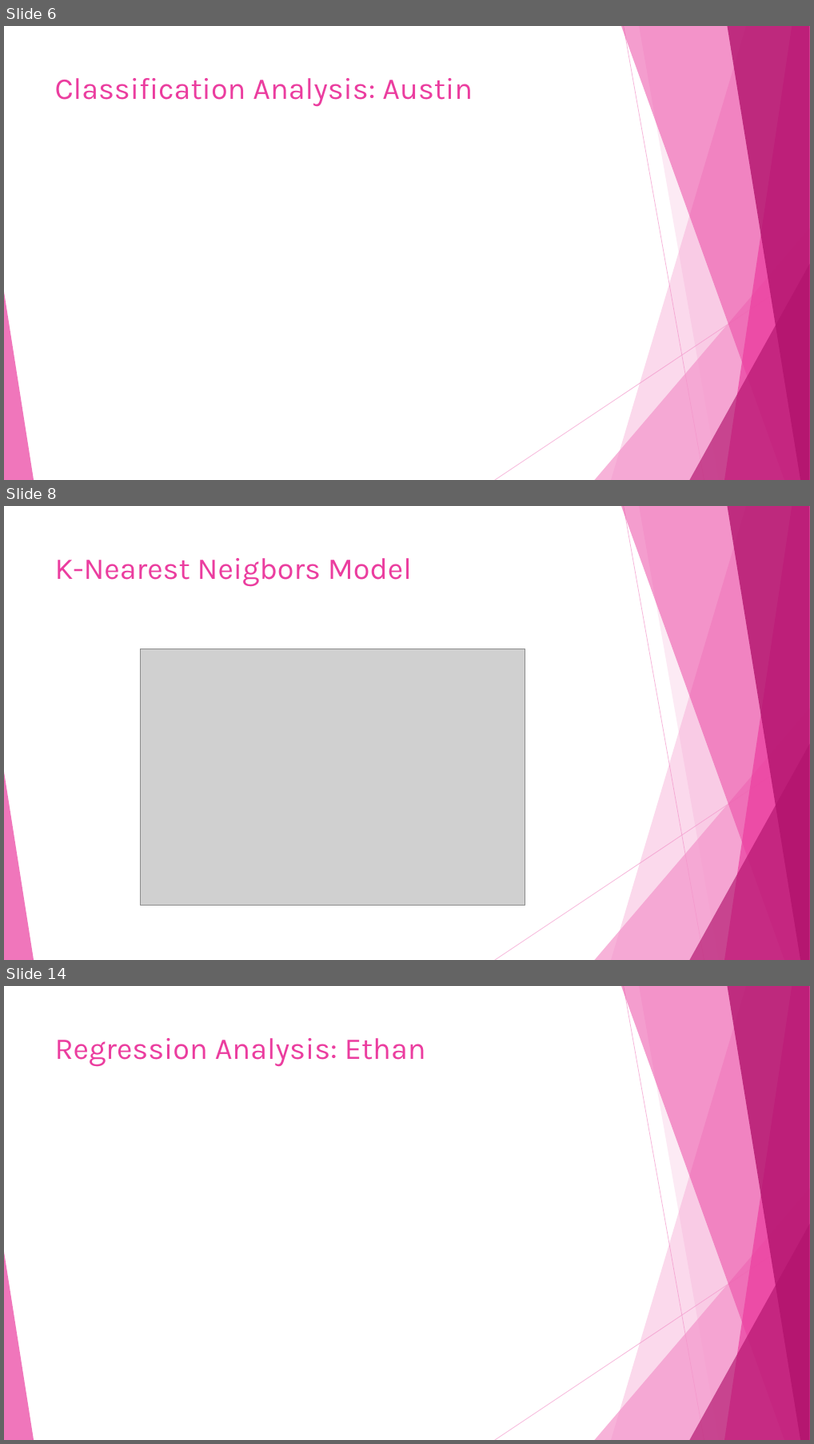
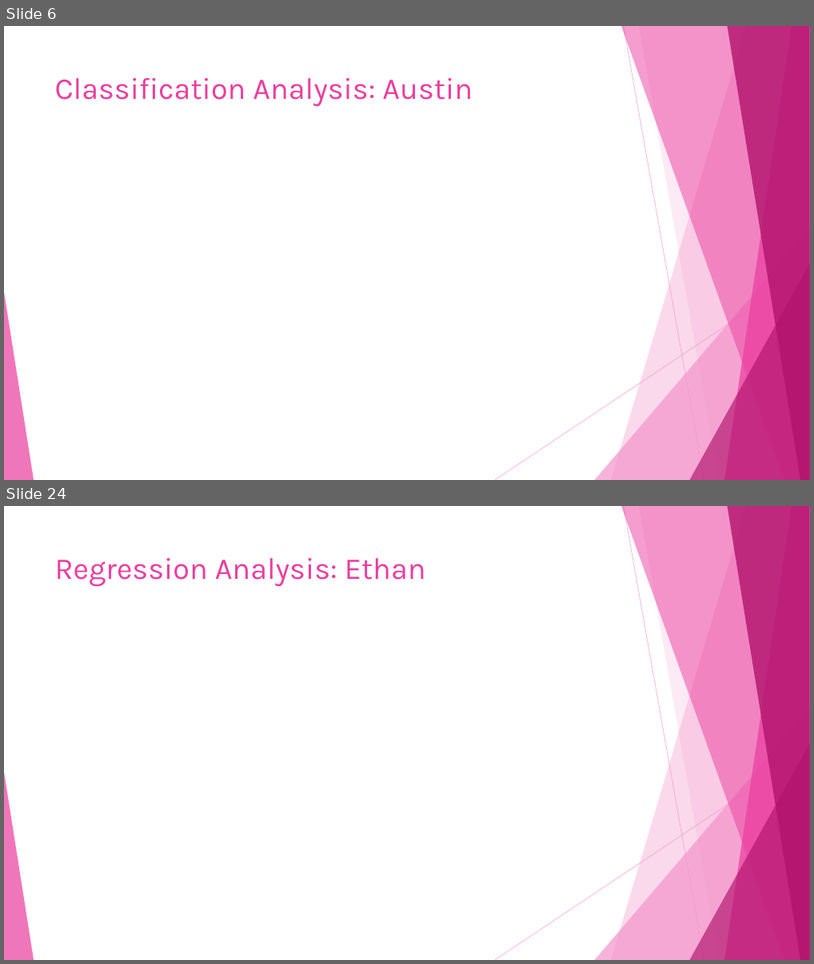
Before and after one commit to dlaposata/Breast_Cancer_Analysis, a slide deck: powerpoint.pptx. Shown one above the other, each under a label of ours: slides 6, 8 and 14 before the commit, slides 6 and 24 after it; the slides between them are not shown. The pictures are 814x1444 and 814x964 pixels, drawn with LibreOffice and Linux fonts; fonts in the diff are those of the drawing; grey boxes stand for pictures. Boxes give left, top, right and bottom in pixels: in the first picture for what was removed or moved away, otherwise in the second. Text is boxed around its words. In the diff, an @@ line names an element or a change of style, - is before the commit and + after.

```diff
--- a/powerpoint.pptx
+++ b/powerpoint.pptx
@@ slide 8 removed at (x1=4, y1=506, x2=810, y2=960), background #FFFFFF; not listed: 10 template elements that a slide beside it also shows @@
@@ title removed at (x1=55, y1=558, x2=412, y2=587) @@
-K-Nearest Neigbors Model
@@ picture removed at (x1=140, y1=648, x2=525, y2=905) @@
@@ what was slide 14 is now slide 24 @@
```
Also in this commit, not shown: 8 slides changed, 13 slides added, 2 other slides removed, 1 other file.
